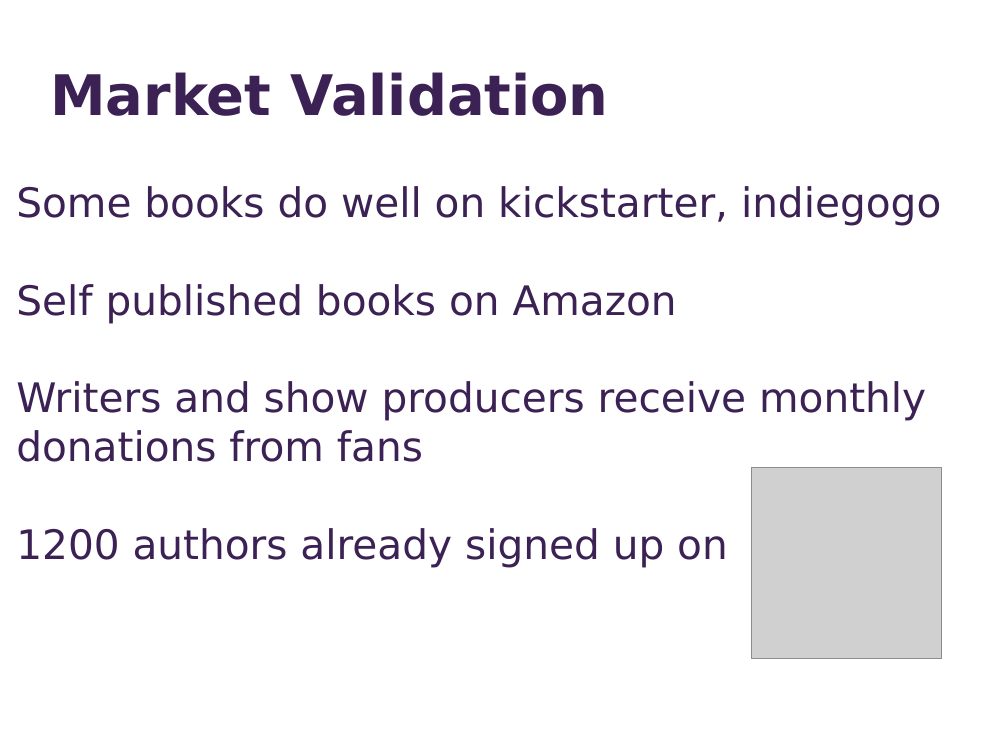
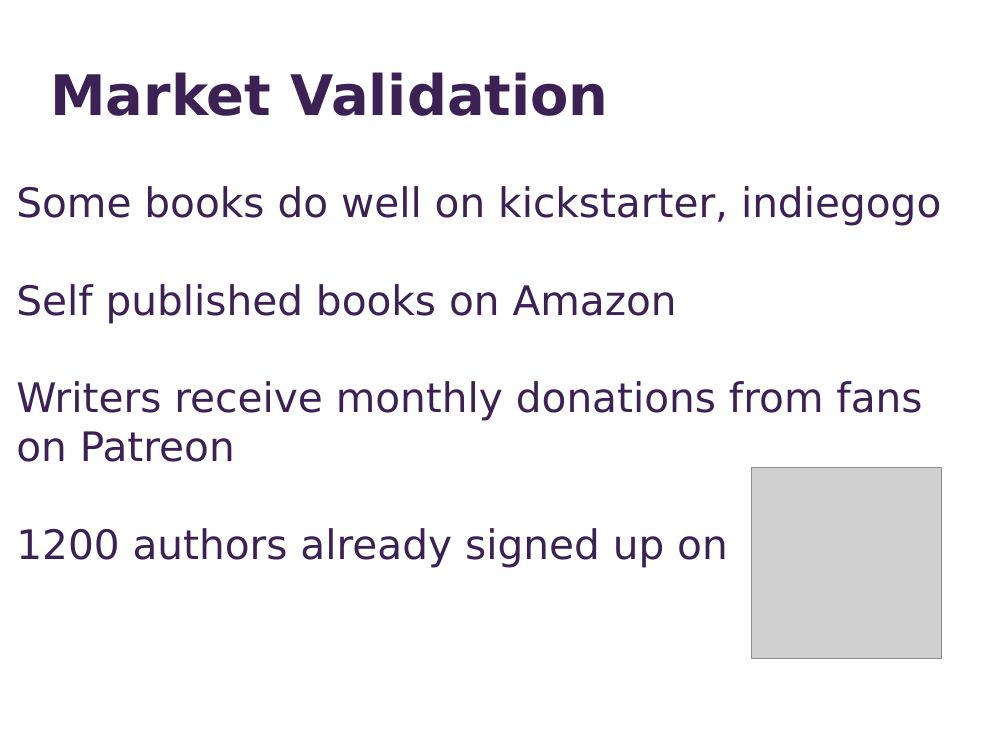
Before and after one commit to ece106/tomatocan, a slide deck: slide 4 of public/pitchSlides.pptx. Drawn at 1008x756 pixels with LibreOffice and Linux fonts; fonts in the diff are those of the drawing; grey boxes stand for pictures. Boxes give left, top, right and bottom in pixels: in the first picture for what was removed or moved away, otherwise in the second. Text is boxed around its words. In the diff, an @@ line names an element or a change of style, - is before the commit and + after.

```diff
--- a/public/pitchSlides.pptx
+++ b/public/pitchSlides.pptx
@@ text at [16,381,922,462]: text changed @@
-Writers and show producers receive monthly donations from fans
+Writers receive monthly donations from fans on Patreon
```
Also in this commit, not shown: 5 other slides changed, 1 slide removed, 4 other files.
